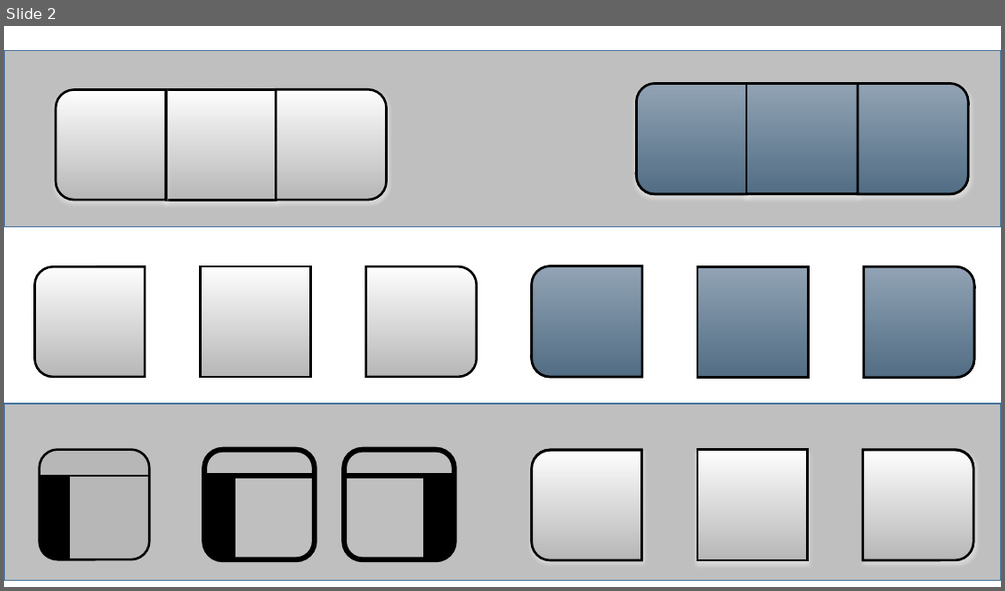
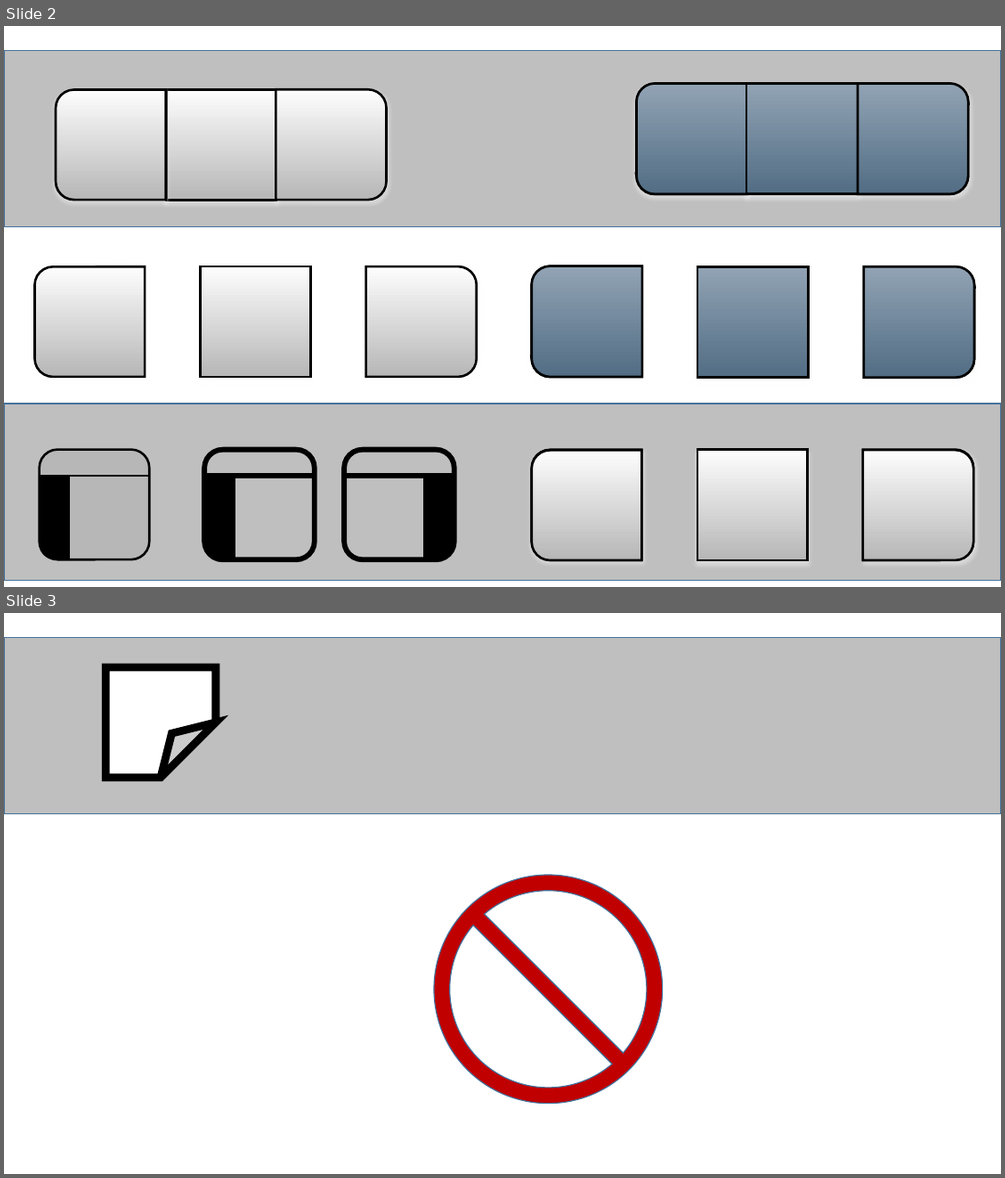
Before and after one commit to AThilenius/VoxelCraft, a slide deck: Docs/Gui.pptx. Shown one above the other, each under a label of ours: slide 2 before the commit, slides 2 and 3 after it. The pictures are 1005x591 and 1005x1178 pixels, drawn with LibreOffice and Linux fonts; fonts in the diff are those of the drawing. Boxes give left, top, right and bottom in pixels: in the first picture for what was removed or moved away, otherwise in the second. Text is boxed around its words. In the diff, an @@ line names an element or a change of style, - is before the commit and + after.

```diff
--- a/Docs/Gui.pptx
+++ b/Docs/Gui.pptx
@@ slide 3 added at (4, 613, 1001, 1174), background #FFFFFF @@
@@ rectangle added at (4, 638, 1001, 814), fill #BFBFBF, outline #43739E 1 pt @@
@@ folded corner added at (105, 667, 216, 778), fill #FFFFFF, outline #000000 7.5 pt @@
@@ no-entry sign added at (434, 875, 663, 1103), fill #C00000, outline #43739E 1 pt @@
```
Also in this commit, not shown: 20 other files.
